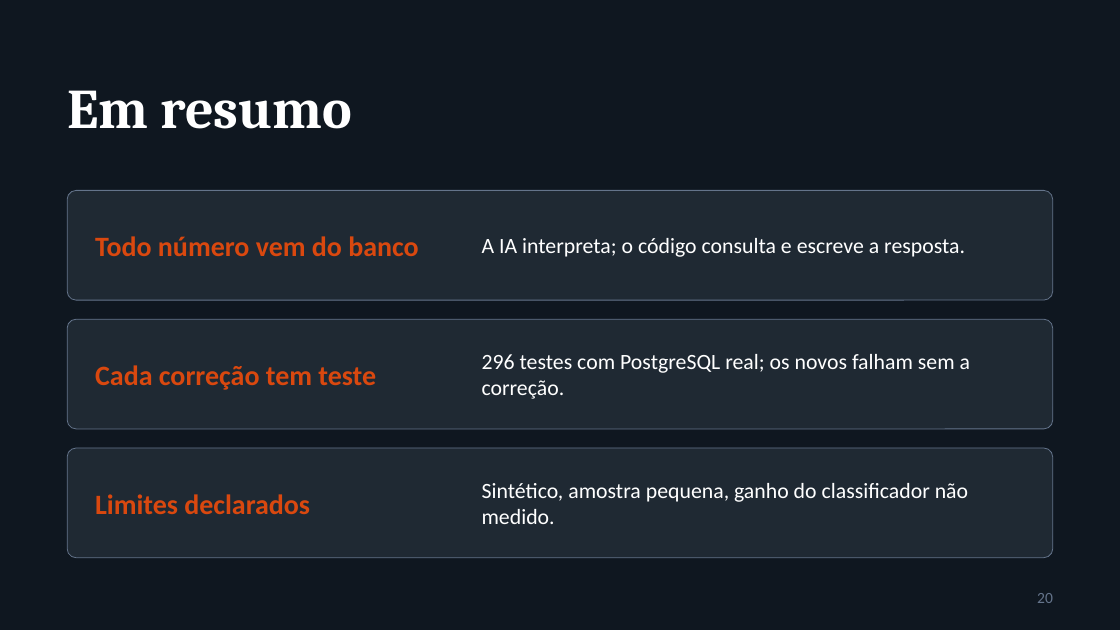
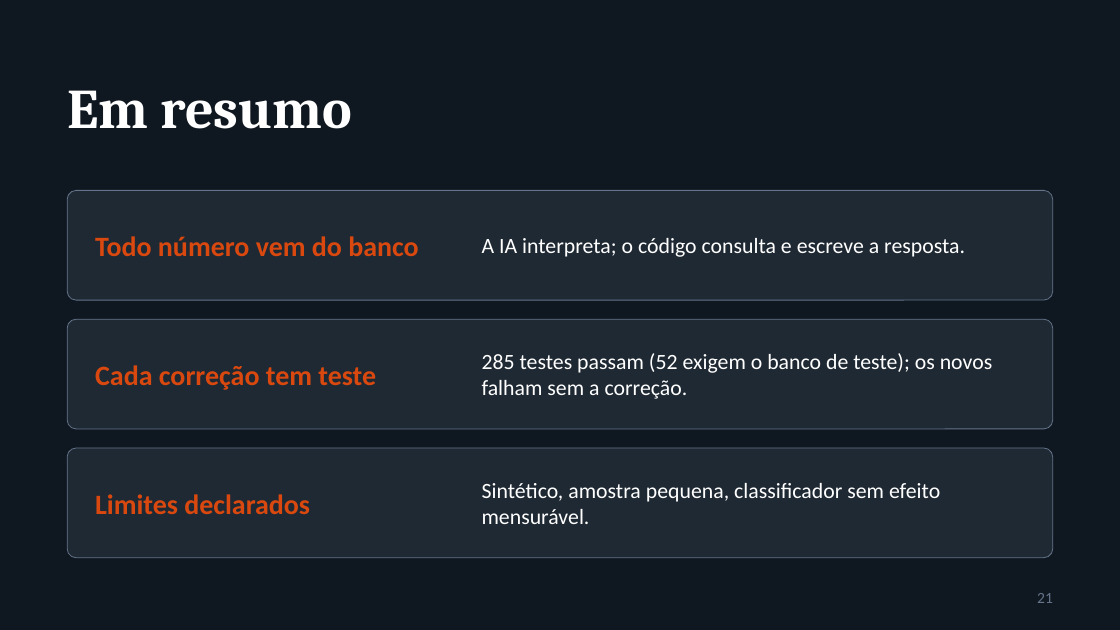
Before and after one commit to arthurhassuma/Asst.-Conversacional-de-BI-via-Aplicativo-de-Mensagens-com-IA, a slide deck: slide 21 of docs/entregaveis/apresentacao-projeto.pptx (slide 20 before the commit). Drawn at 1120x630 pixels with LibreOffice and Linux fonts; fonts in the diff are those of the drawing. Boxes give left, top, right and bottom in pixels: in the first picture for what was removed or moved away, otherwise in the second. Text is boxed around its words. In the diff, an @@ line names an element or a change of style, - is before the commit and + after.

```diff
--- a/docs/entregaveis/apresentacao-projeto.pptx
+++ b/docs/entregaveis/apresentacao-projeto.pptx
@@ text at bbox=[482, 353, 992, 399]: text changed @@
-296 testes com PostgreSQL real; os novos falham sem a correção.
+285 testes passam (52 exigem o banco de teste); os novos falham sem a correção.
@@ text at bbox=[482, 483, 940, 524]: text changed @@
-Sintético, amostra pequena, ganho do classificador não medido.
+Sintético, amostra pequena, classificador sem efeito mensurável.
@@ page number at bbox=[1037, 593, 1053, 603]: text changed @@
-20
+21
```
Also in this commit, not shown: 4 other slides changed, 1 slide added, 7 other files.
